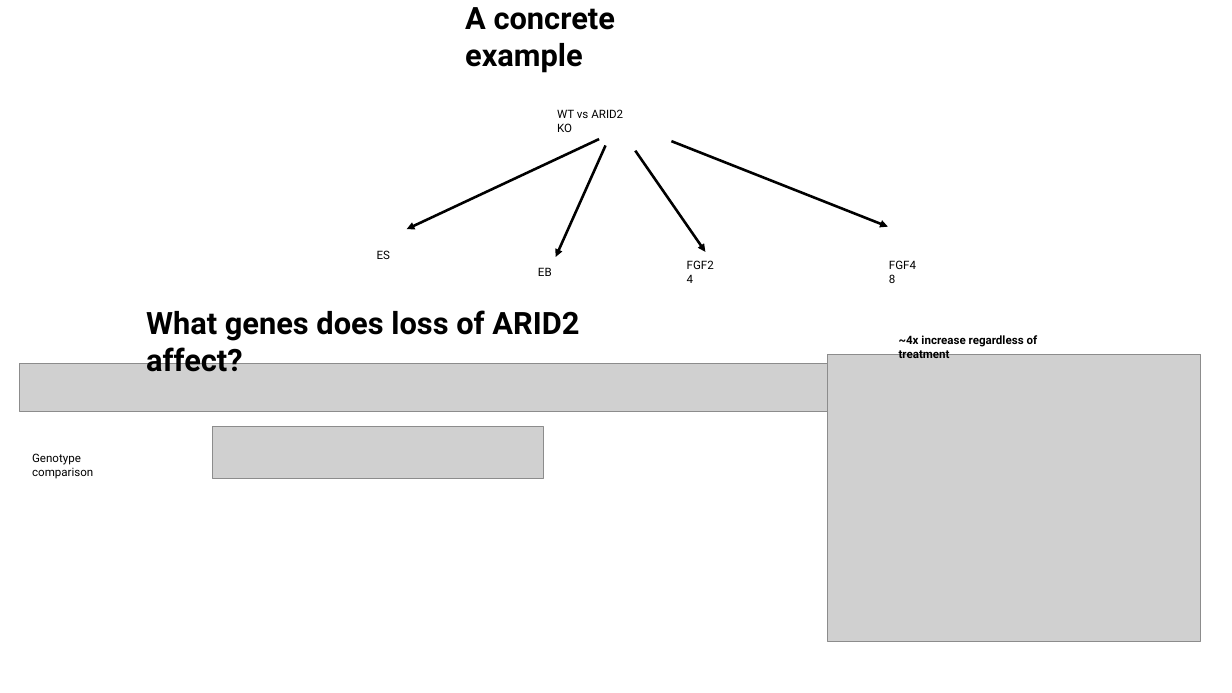
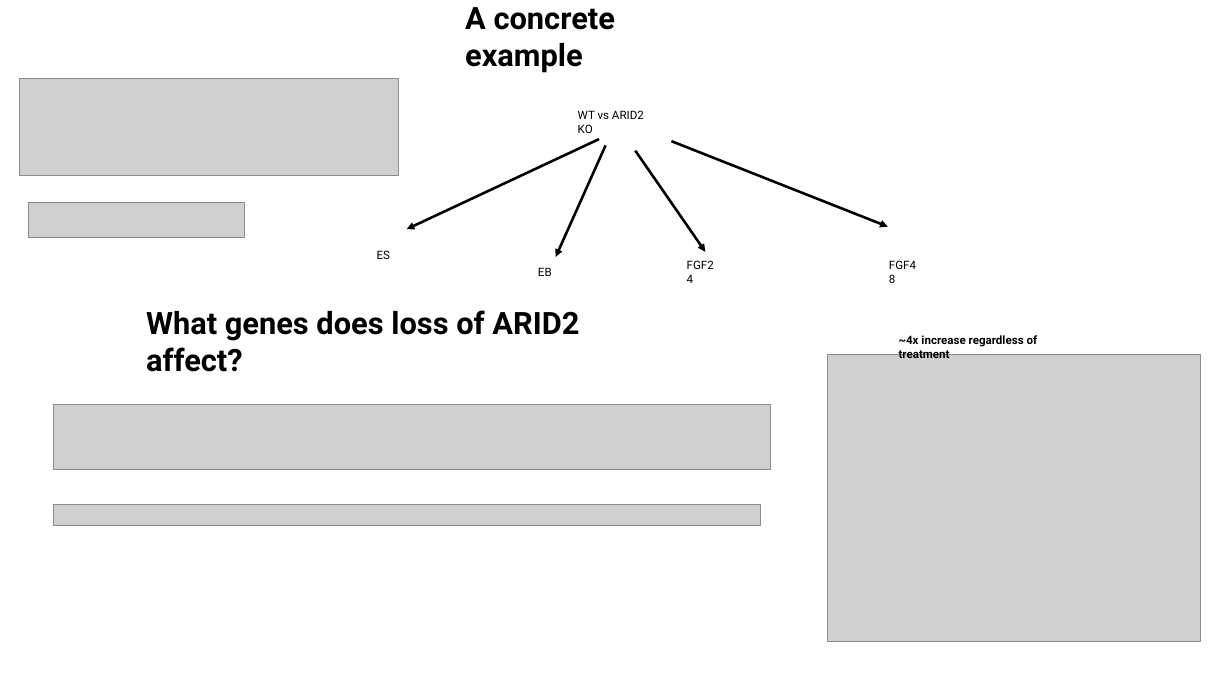
Before and after one commit to jraab/GNET749_RNAseq, a slide deck: slide 10 of lectures/2024_GNET_Class6_Viz_ExpDesign.pptx. Drawn at 1232x693 pixels with LibreOffice and Linux fonts; fonts in the diff are those of the drawing; grey boxes stand for pictures. Boxes give left, top, right and bottom in pixels: in the first picture for what was removed or moved away, otherwise in the second. Text is boxed around its words. In the diff, an @@ line names an element or a change of style, - is before the commit and + after.

```diff
--- a/lectures/2024_GNET_Class6_Viz_ExpDesign.pptx
+++ b/lectures/2024_GNET_Class6_Viz_ExpDesign.pptx
@@ picture added at [19,79,398,176] @@
@@ text "WT vs ARID2 KO": place and size @@
-text "WT vs ARID2 KO" at [557,109,623,132]
+text "WT vs ARID2 KO" at [578,110,644,133]
@@ picture added at [29,202,244,238] @@
@@ picture removed at [19,363,828,411] @@
@@ picture added at [54,404,771,470] @@
@@ picture removed at [213,427,543,479] @@
@@ text removed at [32,453,93,479] @@
-Genotype comparison
@@ picture added at [54,505,762,526] @@
```
Also in this commit, not shown: 14 other slides changed, 9 slides added, 5 slides removed, 16 other files.
